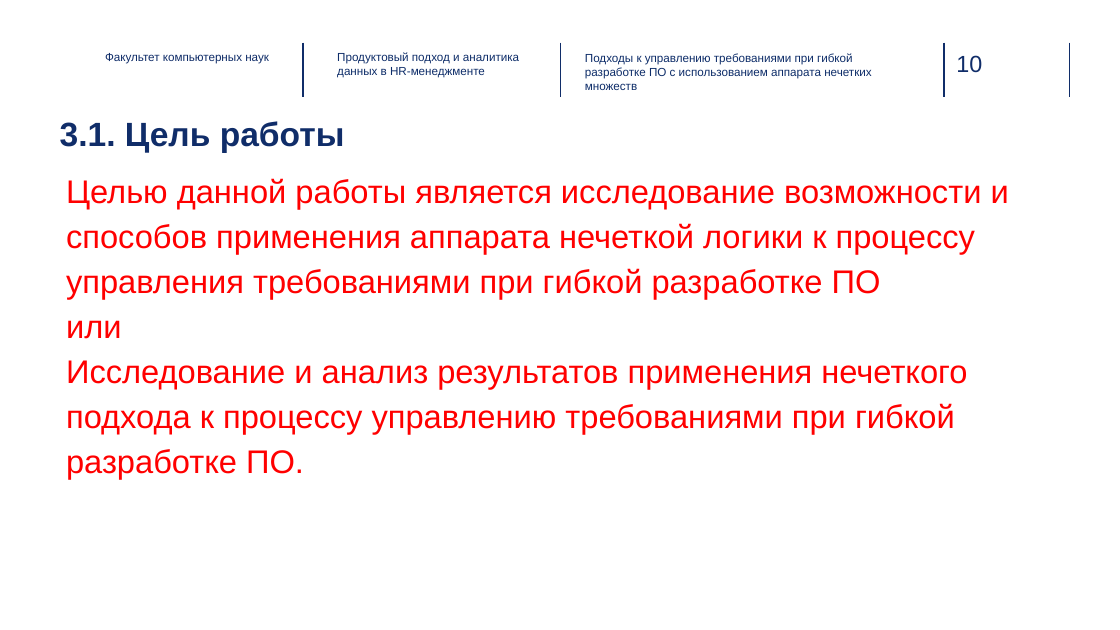
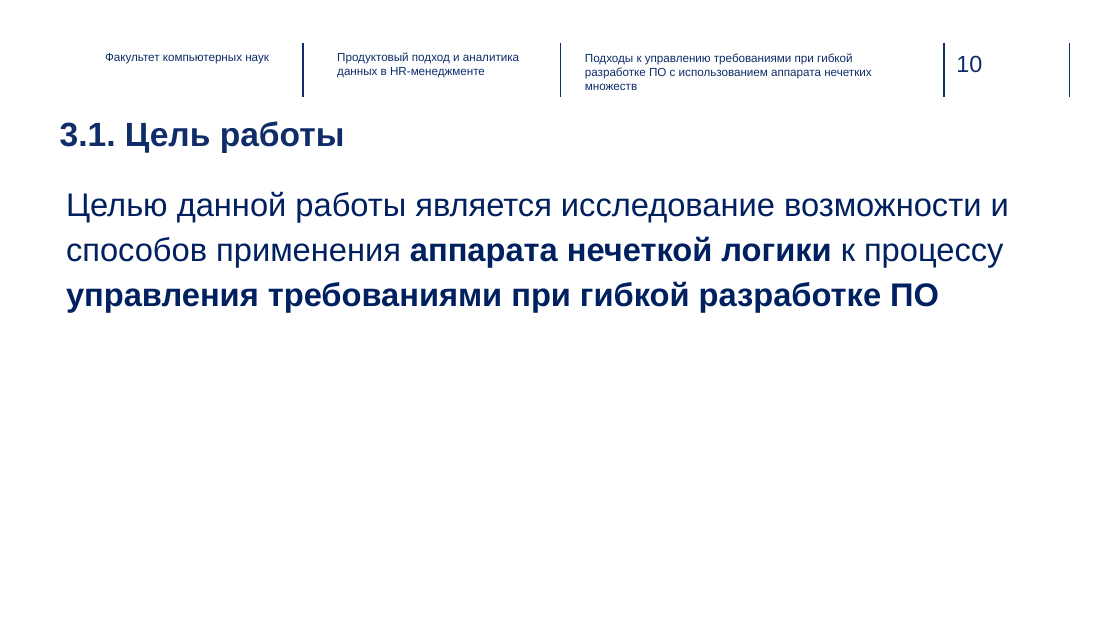
Before and after one commit to inna531/Fuzzy-Agile-Development, a slide deck: slide 10 of 2025.11.25_Понаровская_презентация_PP.pptx. Drawn at 1120x630 pixels with LibreOffice and Linux fonts; fonts in the diff are those of the drawing; background and template pictures are left out. Boxes give left, top, right and bottom in pixels: in the first picture for what was removed or moved away, otherwise in the second. Text is boxed around its words. In the diff, an @@ line names an element or a change of style, - is before the commit and + after.

```diff
--- a/2025.11.25_Понаровская_презентация_PP.pptx
+++ b/2025.11.25_Понаровская_презентация_PP.pptx
@@ text "Целью данной работы является исследование ...": place and size @@
-text "Целью данной работы является исследование ..." at bbox=[66, 178, 1009, 479]
+text "Целью данной работы является исследование ..." at bbox=[66, 191, 1009, 312]
@@ text "Целью данной работы является исследование ..." at bbox=[66, 191, 1009, 312]: text colour #FF0000 to #002060; bold on in "аппарата нечеткой логики управления требованиями при гибкой ..." @@
@@ text at bbox=[66, 320, 967, 479]: paragraphs removed @@
-или
-Исследование и анализ результатов применения нечеткого подхода к процессу управлению требованиями при гибкой разработке ПО.
```
Also in this commit, not shown: 13 other slides changed, 5 other files.
